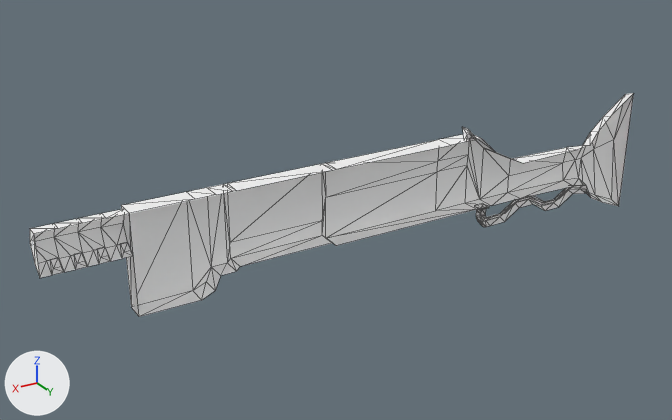
The glTF model 8 Assets/Models/Malice_typeM.glb as it was, and as the next commit left it.
One viewpoint serves both versions: a camera (50 mm lens) standing at (4.11, 3.55, 2.19) and looking at (1.91, -0.12, 0.35). The lights are fixed; the arrows at lower left show +X, +Y and +Z. Mesh edges are drawn as thin lines. Vertices at the same position are counted once.
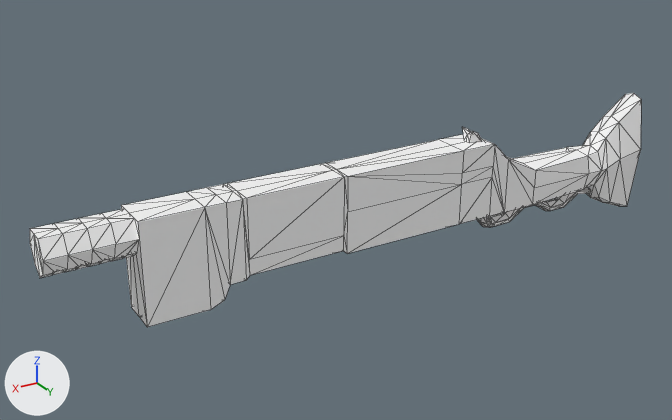
Pixel boxes [x1, y1, x2, y2] of what changed, in the pictures (672 x 420 px):
'Cube.001', reshaped
    before: [30, 93, 634, 317]
    after: [30, 93, 641, 327]
part 1 of me_cube_005, added
    after: [34, 93, 641, 327]

The change, as a diff of the scene's bpy script:
```diff
--- a/8 Assets/Models/Malice_typeM.glb.py
+++ b/8 Assets/Models/Malice_typeM.glb.py
@@ me_cube_005 @@
 # used by ob_cube_001; location = (0.0, 0.0, 0.0)
-me_cube_005.from_pydata(...)  # 212 vertices, 330 faces; spans x 0.0..3.4, y -0.1..0.0, z 0.0..0.7
+me_cube_005.from_pydata(...)  # 342 vertices, 658 faces; spans x 0.0..3.4, y -0.1..0.1, z 0.0..0.7
+# me_cube_005 part 1
+# 67 vertices are added at x 0.0..3.34, y 0.0..0.1, z 0.02..0.69
+# 20 new vertices lie (0.0, 0.1, 0.0) away from vertices in x 0.8..3.0, y 0.0, z 0.12..0.62
+# 10 new vertices lie (0.0, 0.04, 0.01) away from vertices in x 0.3..1.07, y 0.0, z 0.11..0.19
+# 9 new vertices lie (0.0, 0.06, 0.04) away from vertices in x 3.0..3.4, y 0.0, z 0.42
+# 9 new vertices lie (0.0, 0.04, -0.02) away from vertices in x 0.3..1.04, y 0.0, z 0.16..0.22
+# 5 new vertices lie (0.0, 0.06, 0.0) away from vertices in x 3.0..3.4, y 0.0, z 0.62
+# 5 new vertices lie (0.0, 0.04, -0.08) away from vertices in x 3.0..3.4, y 0.06, z 0.62
+# 5 new vertices lie (0.0, 0.04, 0.02) away from vertices in x 1.0..1.16, y 0.0, z 0.1..0.65
+# 328 new faces join them
 me_cube_005.materials.append(mat_malice_mat)
```
